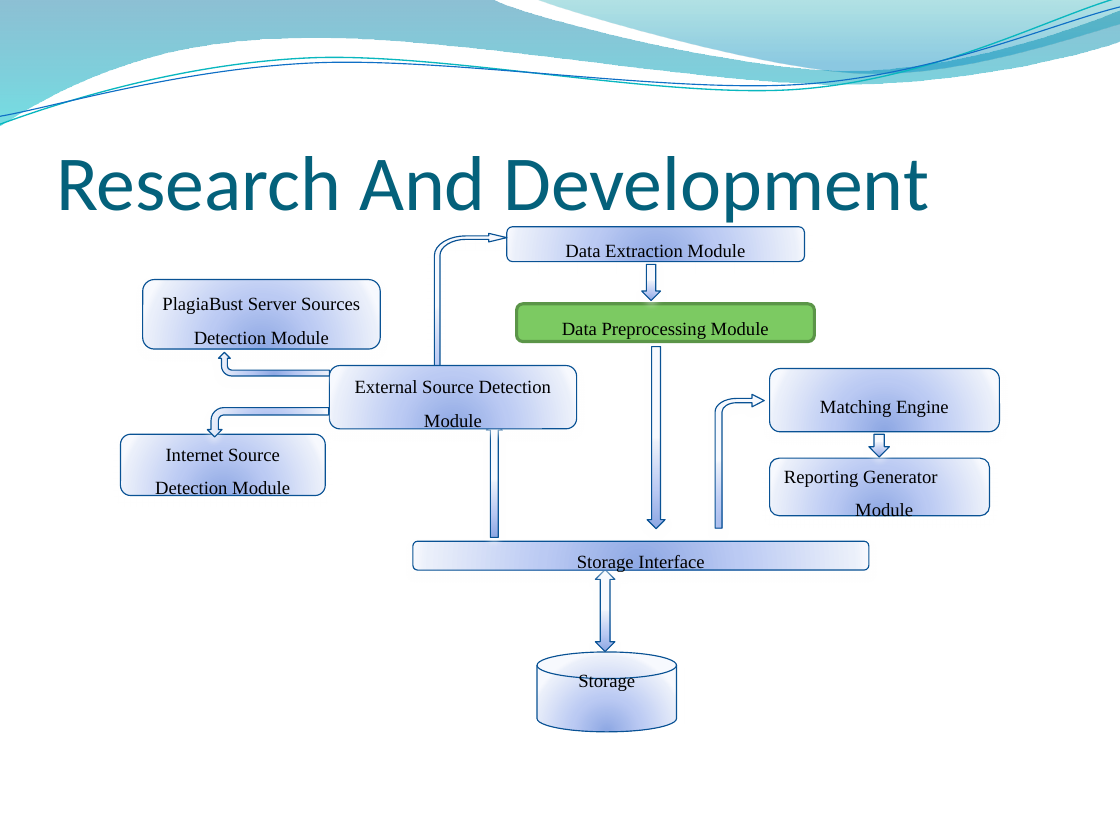
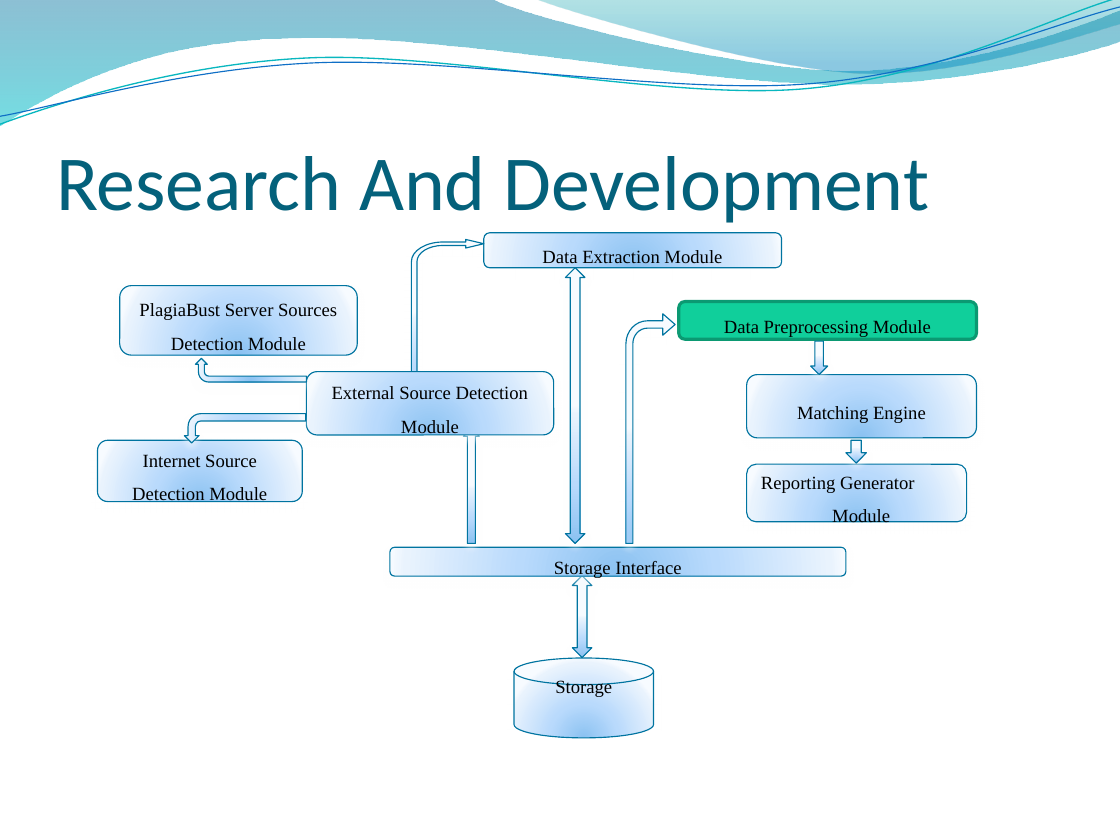
Before and after one commit to rohan501206/project-plagiabust, a slide deck: slide 21 of project docs/Final Presentation.pptx (slide 22 before the commit). Drawn at 1120x840 pixels with LibreOffice and Linux fonts; fonts in the diff are those of the drawing; background and template pictures are left out. Boxes give left, top, right and bottom in pixels: in the first picture for what was removed or moved away, otherwise in the second. Text is boxed around its words. In the diff, an @@ line names an element or a change of style, - is before the commit and + after.

```diff
--- a/project docs/Final Presentation.pptx
+++ b/project docs/Final Presentation.pptx
@@ fill gradient #8DA8E3 to #BBCBF3 to #EAEFFB to #F7F9FF to gradient #8BC2F1 to #B9DBFD to #EAF3FE to #F8FBFF; outline #095295 0.75 pt to #0074A1 0.75 pt; shadow changed in 14 elements at (x1=514, y1=657, x2=654, y2=737), (x1=120, y1=286, x2=357, y2=355), (x1=747, y1=374, x2=977, y2=437), (x1=747, y1=464, x2=967, y2=521), (x1=97, y1=440, x2=302, y2=502), (x1=484, y1=233, x2=782, y2=268), (x1=307, y1=372, x2=554, y2=436), (x1=390, y1=548, x2=846, y2=577), (x1=464, y1=428, x2=479, y2=543), (x1=185, y1=413, x2=306, y2=442), (x1=196, y1=358, x2=307, y2=382), (x1=572, y1=576, x2=591, y2=657), (x1=846, y1=440, x2=866, y2=463), (x1=411, y1=240, x2=484, y2=389) @@
@@ 2 rounded rectangles, 1 up down arrow, 1 down arrow, 1 freeform shape moved together from (x1=121, y1=233, x2=889, y2=652) to (x1=97, y1=240, x2=866, y2=657) @@
@@ up down arrow added at (x1=566, y1=268, x2=585, y2=543), fill gradient #8BC2F1 to #B9DBFD to #EAF3FE to #F8FBFF, outline #0074A1 0.75 pt @@
@@ down arrow removed at (x1=642, y1=264, x2=661, y2=300) @@
@@ freeform shape added at (x1=626, y1=314, x2=675, y2=543), fill gradient #8BC2F1 to #B9DBFD to #EAF3FE to #F8FBFF, outline #0074A1 0.75 pt @@
@@ rounded rectangle "Data Preprocessing Module" moved from (x1=516, y1=304, x2=814, y2=342) to (x1=679, y1=301, x2=977, y2=339) @@
@@ rounded rectangle "Data Preprocessing Module" at (x1=679, y1=301, x2=977, y2=339): fill #7CCA62 to #10CF9B; outline #5C9549 2 pt to #0C9973 2 pt @@
@@ 5 rounded rectangles, 2 bent arrows, 1 cylinder, 1 up arrow moved together from (x1=142, y1=226, x2=999, y2=731) to (x1=120, y1=233, x2=977, y2=737) @@
@@ down arrow removed at (x1=647, y1=346, x2=665, y2=529) @@
@@ down arrow added at (x1=811, y1=342, x2=828, y2=375), fill gradient #8BC2F1 to #B9DBFD to #EAF3FE to #F8FBFF, outline #0074A1 0.75 pt @@
@@ freeform shape removed at (x1=716, y1=394, x2=765, y2=528) @@
```
Also in this commit, not shown: 4 other slides changed, 1 slide removed.
